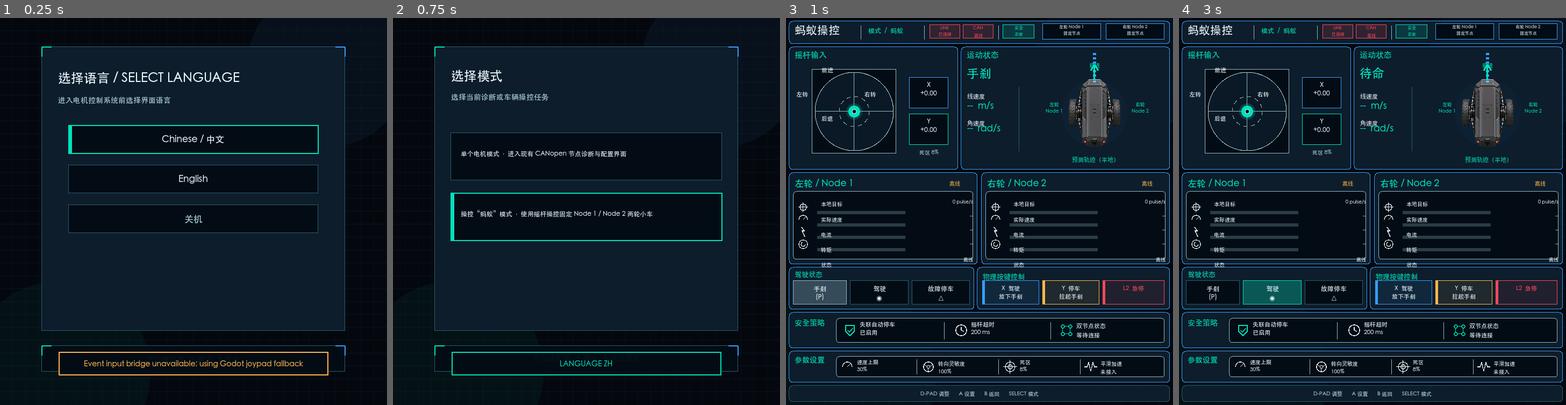
Above: before the commit, frames 1-4 (left to right).
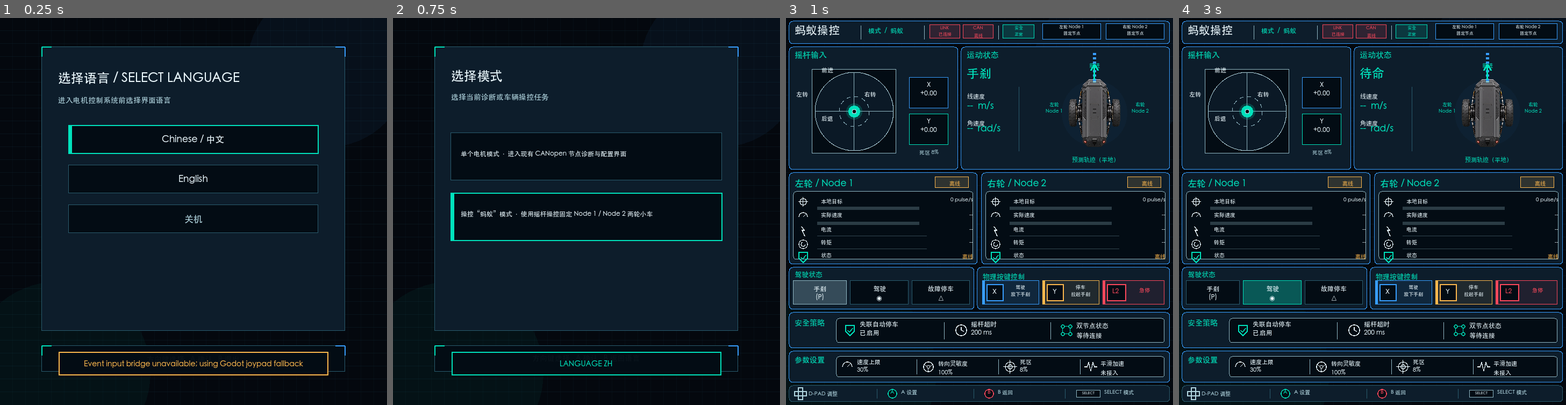
Above: after the commit, the same moments.

Repository: bobilovenn-cmd/Game-boy
Game: Godot game, scene res://scenes/main.tscn
The game is run twice, just before and just after one commit, with the same random seed, the same clock (stepped at 60 frames per second) and the same inputs.
Inputs:
- Up to frame 1 (0.25 s): no input
- Up to frame 2 (0.75 s): tap Enter at 0.5 s; hold Right from 0.53 s (still down); tap Tab at 0.6 s
- Up to frame 3 (1 s): keep holding Right; tap Space at 0.77 s
- Up to frame 4 (3 s): tap Space at 1.25, 1.52, 2.75 s; release Right at 1.28 s; hold Down 1.28-2.03 s; tap Enter at 1.35, 2 s; hold Right 2.03-2.78 s; tap Keypad Enter at 2.1 s; hold Up from 2.78 s (still down); tap X at 2.85 s

Frames 1-2 are identical in both runs. In frame 3, 5.1% of the frame differs, in the area x 2-99%, y 40-99%; in frame 4, 5.1%.

Commit message:
优化蚂蚁模式文字布局与状态展示

Diff:
--- a/godot_terminal/scripts/screens/ant_control_overlay.gd
+++ b/godot_terminal/scripts/screens/ant_control_overlay.gd
@@ -56,26 +56,40 @@
 		HORIZONTAL_ALIGNMENT_CENTER)
 
 	_add_label("keys_title", Rect2(366, 470, 150, 18), 13, UiTheme.C_ACCENT)
-	_add_label("key_x", Rect2(366, 497, 105, 30), 11, UiTheme.C_TEXT,
-		HORIZONTAL_ALIGNMENT_CENTER)
-	_add_label("key_y", Rect2(478, 497, 105, 30), 11, UiTheme.C_TEXT,
-		HORIZONTAL_ALIGNMENT_CENTER)
-	_add_label("key_l2", Rect2(590, 497, 114, 30), 11, UiTheme.C_RED,
+	_add_label("key_x_button", Rect2(374, 502, 28, 20), 13, UiTheme.C_TEXT,
+		HORIZONTAL_ALIGNMENT_CENTER)
+	_add_label("key_x_desc", Rect2(408, 496, 57, 34), 9, UiTheme.C_TEXT,
+		HORIZONTAL_ALIGNMENT_CENTER)
+	_add_label("key_y_button", Rect2(486, 502, 28, 20), 13, UiTheme.C_TEXT,
+		HORIZONTAL_ALIGNMENT_CENTER)
+	_add_label("key_y_desc", Rect2(520, 496, 57, 34), 9, UiTheme.C_TEXT,
+		HORIZONTAL_ALIGNMENT_CENTER)
+	_add_label("key_l2_button", Rect2(598, 502, 32, 20), 12, UiTheme.C_RED,
+		HORIZONTAL_ALIGNMENT_CENTER)
+	_add_label("key_l2_desc", Rect2(636, 501, 62, 20), 10, UiTheme.C_RED,
 		HORIZONTAL_ALIGNMENT_CENTER)
 
 	_add_label("safety_title", Rect2(16, 555, 72, 20), 14, UiTheme.C_ACCENT)
-	_add_label("safety_disconnect", Rect2(137, 564, 150, 34), 11, UiTheme.C_TEXT)
-	_add_label("safety_timeout", Rect2(344, 564, 140, 34), 11, UiTheme.C_TEXT)
-	_add_label("safety_nodes", Rect2(540, 564, 154, 34), 11, UiTheme.C_TEXT)
+	_add_label("safety_disconnect", Rect2(137, 563, 150, 36), 12, UiTheme.C_TEXT)
+	_add_label("safety_timeout", Rect2(344, 563, 140, 36), 12, UiTheme.C_TEXT)
+	_add_label("safety_nodes", Rect2(540, 563, 154, 36), 12, UiTheme.C_TEXT)
 
 	_add_label("params_title", Rect2(16, 628, 72, 20), 14, UiTheme.C_ACCENT)
-	_add_label("param_speed", Rect2(132, 635, 106, 28), 10, UiTheme.C_TEXT)
-	_add_label("param_steering", Rect2(283, 635, 107, 28), 10, UiTheme.C_TEXT)
-	_add_label("param_deadzone", Rect2(435, 635, 107, 28), 10, UiTheme.C_TEXT)
-	_add_label("param_accel", Rect2(585, 635, 112, 28), 10, UiTheme.C_TEXT)
-
-	_add_label("footer", Rect2(16, 691, 688, 17), 10, UiTheme.C_DIM,
-		HORIZONTAL_ALIGNMENT_CENTER)
+	_add_label("param_speed", Rect2(132, 634, 106, 31), 11, UiTheme.C_TEXT)
+	_add_label("param_steering", Rect2(283, 634, 107, 31), 11, UiTheme.C_TEXT)
+	_add_label("param_deadzone", Rect2(435, 634, 107, 31), 11, UiTheme.C_TEXT)
+	_add_label("param_accel", Rect2(585, 634, 112, 31), 11, UiTheme.C_TEXT)
+
+	_add_label("footer_dpad", Rect2(42, 691, 120, 17), 10, UiTheme.C_DIM)
+	_add_label("footer_a_button", Rect2(190, 691, 16, 17), 10, UiTheme.C_ACCENT,
+		HORIZONTAL_ALIGNMENT_CENTER)
+	_add_label("footer_a", Rect2(214, 691, 126, 17), 10, UiTheme.C_DIM)
+	_add_label("footer_b_button", Rect2(370, 691, 16, 17), 10, UiTheme.C_RED,
+		HORIZONTAL_ALIGNMENT_CENTER)
+	_add_label("footer_b", Rect2(394, 691, 116, 17), 10, UiTheme.C_DIM)
+	_add_label("footer_select_button", Rect2(541, 693, 44, 13), 7, UiTheme.C_TEXT,
+		HORIZONTAL_ALIGNMENT_CENTER)
+	_add_label("footer_select", Rect2(592, 691, 105, 17), 10, UiTheme.C_DIM)
 
 
 func configure(font: Font) -> void:
@@ -135,9 +149,12 @@
 	labels["drive_enabled"].text = "驾驶\n◉"
 	labels["drive_fault"].text = "故障停车\n△"
 	labels["keys_title"].text = "物理按键控制"
-	labels["key_x"].text = "X  驾驶\n放下手刹"
-	labels["key_y"].text = "Y  停车\n拉起手刹"
-	labels["key_l2"].text = "L2  急停"
+	labels["key_x_button"].text = "X"
+	labels["key_x_desc"].text = "驾驶\n放下手刹"
+	labels["key_y_button"].text = "Y"
+	labels["key_y_desc"].text = "停车\n拉起手刹"
+	labels["key_l2_button"].text = "L2"
+	labels["key_l2_desc"].text = "急停"
 
 	labels["safety_title"].text = "安全策略"
 	labels["safety_disconnect"].text = "失联自动停车\n已启用"
@@ -153,16 +170,36 @@
 	labels["param_steering"].text = "转向灵敏度\n100%"
 	labels["param_deadzone"].text = "死区\n8%"
 	labels["param_accel"].text = "平滑加速\n未接入"
-	labels["footer"].text = "D-PAD 调整       A 设置       B 返回       SELECT 模式"
+	labels["footer_dpad"].text = "D-PAD 调整"
+	labels["footer_a_button"].text = "A"
+	labels["footer_a"].text = "A 设置"
+	labels["footer_b_button"].text = "B"
+	labels["footer_b"].text = "B 返回"
+	labels["footer_select_button"].text = "SELECT"
+	labels["footer_select"].text = "SELECT 模式"
 
 
 func _add_wheel_labels(prefix: String, x: float, y: float) -> void:
 	_add_label("%s_title" % prefix, Rect2(x, y, 214, 24), 17, UiTheme.C_ACCENT)
 	_add_label("%s_status" % prefix, Rect2(x + 267, y + 1, 62, 20), 10,
 		UiTheme.C_ACCENT, HORIZONTAL_ALIGNMENT_CENTER)
-	_add_label("%s_names" % prefix, Rect2(x + 49, y + 39, 82, 108), 10, UiTheme.C_TEXT)
-	_add_label("%s_values" % prefix, Rect2(x + 205, y + 39, 127, 108), 9,
-		UiTheme.C_TEXT, HORIZONTAL_ALIGNMENT_RIGHT)
+	var row_names := ["target", "speed", "current", "torque", "state"]
+	var row_offsets := [34.0, 62.0, 89.0, 113.0, 137.0]
+	for index in row_names.size():
+		var row_y: float = y + row_offsets[index]
+		_add_label(
+			"%s_%s_name" % [prefix, row_names[index]],
+			Rect2(x + 49, row_y, 82, 18),
+			10,
+			UiTheme.C_TEXT
+		)
+		_add_label(
+			"%s_%s_value" % [prefix, row_names[index]],
+			Rect2(x + 235, row_y, 97, 18),
+			10,
+			UiTheme.C_TEXT,
+			HORIZONTAL_ALIGNMENT_RIGHT
+		)
 
 
 func _sync_wheel(prefix: String, target_speed: int, motor) -> void:
@@ -171,17 +208,33 @@
 		"左" if prefix == "left" else "右",
 		node,
 	]
-	labels["%s_status" % prefix].text = _motor_status(motor)
+	labels["%s_status" % prefix].text = _motor_health(motor)
 	labels["%s_status" % prefix].add_theme_color_override("font_color",
-		UiTheme.C_ACCENT if motor.alive else UiTheme.C_WARN)
-	labels["%s_names" % prefix].text = "本地目标\n\n实际速度\n\n电流\n\n转矩\n\n状态"
-	labels["%s_values" % prefix].text = "%d pulse/s\n\n%s\n\n%s\n\n%s\n\n%s" % [
-		target_speed,
-		_speed_text(motor),
-		_current_text(motor),
-		_torque_text(motor),
-		_motor_status(motor),
-	]
+		UiTheme.C_ACCENT if motor.alive and not motor.is_alert() else (
+			UiTheme.C_RED if motor.is_alert() else UiTheme.C_WARN
+		)
+	)
+	var row_names := {
+		"target": "本地目标",
+		"speed": "实际速度",
+		"current": "电流",
+		"torque": "转矩",
+		"state": "状态",
+	}
+	var row_values := {
+		"target": "%d pulse/s" % target_speed,
+		"speed": _speed_text(motor),
+		"current": _current_text(motor),
+		"torque": _torque_text(motor),
+		"state": _motor_status(motor),
+	}
+	for key in row_names:
+		labels["%s_%s_name" % [prefix, key]].text = row_names[key]
+		labels["%s_%s_value" % [prefix, key]].text = row_values[key]
+	labels["%s_state_value" % prefix].add_theme_color_override(
+		"font_color",
+		UiTheme.C_ACCENT if motor.alive and not motor.is_alert() else UiTheme.C_WARN
+	)
 
 
 func _speed_text(motor) -> String:
@@ -198,6 +251,14 @@
 
 func _motor_status(motor) -> String:
 	return motor.get_status_text() if motor.alive else "离线"
+
+
+func _motor_health(motor) -> String:
+	if not motor.alive:
+		return "离线"
+	if motor.is_alert():
+		return "故障"
+	return "正常"
 
 
 func _node_summary(state) -> String:
--- a/godot_terminal/scripts/screens/ant_control_screen.gd
+++ b/godot_terminal/scripts/screens/ant_control_screen.gd
@@ -26,7 +26,7 @@
 	_draw_keys_panel(canvas)
 	_draw_safety_panel(canvas, state)
 	_draw_params_panel(canvas)
-	_draw_panel(canvas, FOOTER_RECT, UiTheme.C_PANEL, UiTheme.C_LINE)
+	_draw_footer_panel(canvas)
 
 
 static func _draw_header(canvas: CanvasItem, state, connection) -> void:
@@ -92,24 +92,41 @@
 	motor
 ) -> void:
 	_draw_panel(canvas, rect, UiTheme.C_PANEL, UiTheme.C_ACCENT_2)
+	var health_color := UiTheme.C_ACCENT if motor.alive and not motor.is_alert() else (
+		UiTheme.C_RED if motor.is_alert() else UiTheme.C_WARN
+	)
+	var health_rect := Rect2(rect.end.x - 78, rect.position.y + 8, 62, 20)
+	canvas.draw_rect(health_rect, Color(health_color, 0.14), true)
+	canvas.draw_rect(health_rect, health_color, false, 1.0)
 	var data_rect := Rect2(rect.position + Vector2(8, 35), Vector2(rect.size.x - 16, 126))
 	_draw_panel(canvas, data_rect, UiTheme.C_INPUT, UiTheme.C_DIM_2, 5.0)
-	var ratios := [
+	var speed_ratios := [
 		clamp(abs(float(target_speed)) / 90000.0, 0.0, 1.0),
 		clamp(abs(float(motor.speed)) / 90000.0, 0.0, 1.0)
 			if motor.is_field_fresh(motor.FIELD_SPEED) else 0.0,
-		clamp(abs(motor.current) / 10.0, 0.0, 1.0)
-			if motor.is_field_fresh(motor.FIELD_CURRENT) else 0.0,
-		clamp(abs(motor.torque) / 10.0, 0.0, 1.0)
-			if motor.is_field_fresh(motor.FIELD_TORQUE) else 0.0,
 	]
-	for index in ratios.size():
-		var y := data_rect.position.y + 29.0 + index * 23.0
-		_draw_metric_icon(canvas, Vector2(data_rect.position.x + 18, y), index)
-		var bar := Rect2(data_rect.position.x + 44, y + 7, 164, 6)
+	var row_centers := [342.0, 370.0, 397.0, 421.0, 445.0]
+	for index in row_centers.size():
+		_draw_metric_icon(
+			canvas,
+			Vector2(data_rect.position.x + 18, row_centers[index]),
+			index
+		)
+	for index in speed_ratios.size():
+		var bar := Rect2(data_rect.position.x + 44, 351.0 + index * 28.0, 190, 6)
 		canvas.draw_rect(bar, Color(UiTheme.C_DIM_2, 0.28), true)
-		canvas.draw_rect(Rect2(bar.position, Vector2(bar.size.x * ratios[index], bar.size.y)),
+		canvas.draw_rect(Rect2(
+			bar.position,
+			Vector2(bar.size.x * speed_ratios[index], bar.size.y)
+		),
 			UiTheme.C_ACCENT, true)
+	for y in [406.0, 430.0]:
+		canvas.draw_line(
+			Vector2(data_rect.position.x + 44, y),
+			Vector2(data_rect.position.x + 248, y),
+			Color(UiTheme.C_DIM_2, 0.34),
+			1.0
+		)
 
 
 static func _draw_drive_panel(canvas: CanvasItem, state) -> void:
@@ -143,6 +160,13 @@
 		canvas.draw_rect(card["rect"], color, false, 1.0)
 		canvas.draw_rect(Rect2(card["rect"].position, Vector2(4, card["rect"].size.y)),
 			color, true)
+		var key_width := 34.0 if card["rect"].size.x > 110.0 else 30.0
+		var key_rect := Rect2(
+			card["rect"].position + Vector2(8, 7),
+			Vector2(key_width, 30)
+		)
+		canvas.draw_rect(key_rect, UiTheme.C_INPUT, true)
+		canvas.draw_rect(key_rect, color, false, 2.0)
 
 
 static func _draw_safety_panel(canvas: CanvasItem, state) -> void:
@@ -167,6 +191,23 @@
 	_draw_steering(canvas, Vector2(265, 649), UiTheme.C_TEXT)
 	_draw_target(canvas, Vector2(417, 649), UiTheme.C_TEXT)
 	_draw_wave(canvas, Vector2(567, 649), UiTheme.C_TEXT)
+
+
+static func _draw_footer_panel(canvas: CanvasItem) -> void:
+	_draw_panel(canvas, FOOTER_RECT, UiTheme.C_PANEL, UiTheme.C_LINE)
+	for x in [170.0, 350.0, 520.0]:
+		canvas.draw_line(Vector2(x, 690), Vector2(x, 708), UiTheme.C_LINE, 1.0)
+	var dpad_center := Vector2(27, 699)
+	canvas.draw_rect(Rect2(dpad_center - Vector2(4, 11), Vector2(8, 22)),
+		UiTheme.C_DIM, false, 1.5)
+	canvas.draw_rect(Rect2(dpad_center - Vector2(11, 4), Vector2(22, 8)),
+		UiTheme.C_DIM, false, 1.5)
+	canvas.draw_circle(Vector2(198, 699), 8.0, UiTheme.C_INPUT)
+	canvas.draw_circle(Vector2(198, 699), 8.0, UiTheme.C_ACCENT, false, 1.5)
+	canvas.draw_circle(Vector2(378, 699), 8.0, UiTheme.C_INPUT)
+	canvas.draw_circle(Vector2(378, 699), 8.0, UiTheme.C_RED, false, 1.5)
+	canvas.draw_rect(Rect2(541, 693, 44, 13), UiTheme.C_INPUT, true)
+	canvas.draw_rect(Rect2(541, 693, 44, 13), UiTheme.C_DIM_2, false, 1.0)
 
 
 static func _draw_predicted_path(canvas: CanvasItem, center: Vector2, turn: float) -> void:
@@ -199,6 +240,8 @@
 		3:
 			canvas.draw_circle(center, 8.0, color, false, 1.2)
 			canvas.draw_arc(center, 4.0, 0, PI * 1.4, 10, color, 1.2)
+		4:
+			_draw_shield(canvas, center, UiTheme.C_ACCENT)
 
 
 static func _draw_axis_card(canvas: CanvasItem, rect: Rect2, color: Color) -> void:
--- a/godot_terminal/tests/ant_control_overlay_test.gd
+++ b/godot_terminal/tests/ant_control_overlay_test.gd
@@ -21,18 +21,21 @@
 
 	var connection = {"last_rx_msec": Time.get_ticks_msec()}
 	overlay.sync(func(key: String) -> String: return key, state, connection, true)
-	var fresh_values: String = overlay.labels["left_values"].text
-	assert(fresh_values.contains("12345 pulse/s"))
-	assert(fresh_values.contains("2.50 A"))
-	assert(fresh_values.contains("1.25 Nm"))
+	assert(overlay.labels["left_speed_value"].text == "12345 pulse/s")
+	assert(overlay.labels["left_current_value"].text == "2.50 A")
+	assert(overlay.labels["left_torque_value"].text == "1.25 Nm")
+	assert(overlay.labels["left_status"].text == "正常")
+	assert(overlay.labels["left_state_value"].text == "Enabled")
 
 	state.left_motor.fresh_mask = MotorData.FIELD_STATUS
 	overlay.sync(func(key: String) -> String: return key, state, connection, true)
-	var stale_values: String = overlay.labels["left_values"].text
-	assert(not stale_values.contains("12345 pulse/s"))
-	assert(not stale_values.contains("2.50 A"))
-	assert(not stale_values.contains("1.25 Nm"))
-	assert(stale_values.contains("--"))
+	assert(overlay.labels["left_speed_value"].text == "--")
+	assert(overlay.labels["left_current_value"].text == "--")
+	assert(overlay.labels["left_torque_value"].text == "--")
+
+	state.left_motor.alive = false
+	overlay.sync(func(key: String) -> String: return key, state, connection, true)
+	assert(overlay.labels["left_status"].text == "离线")
 
 	overlay.sync(func(key: String) -> String: return key, state, connection, false)
 	for layer in overlay.layers:
